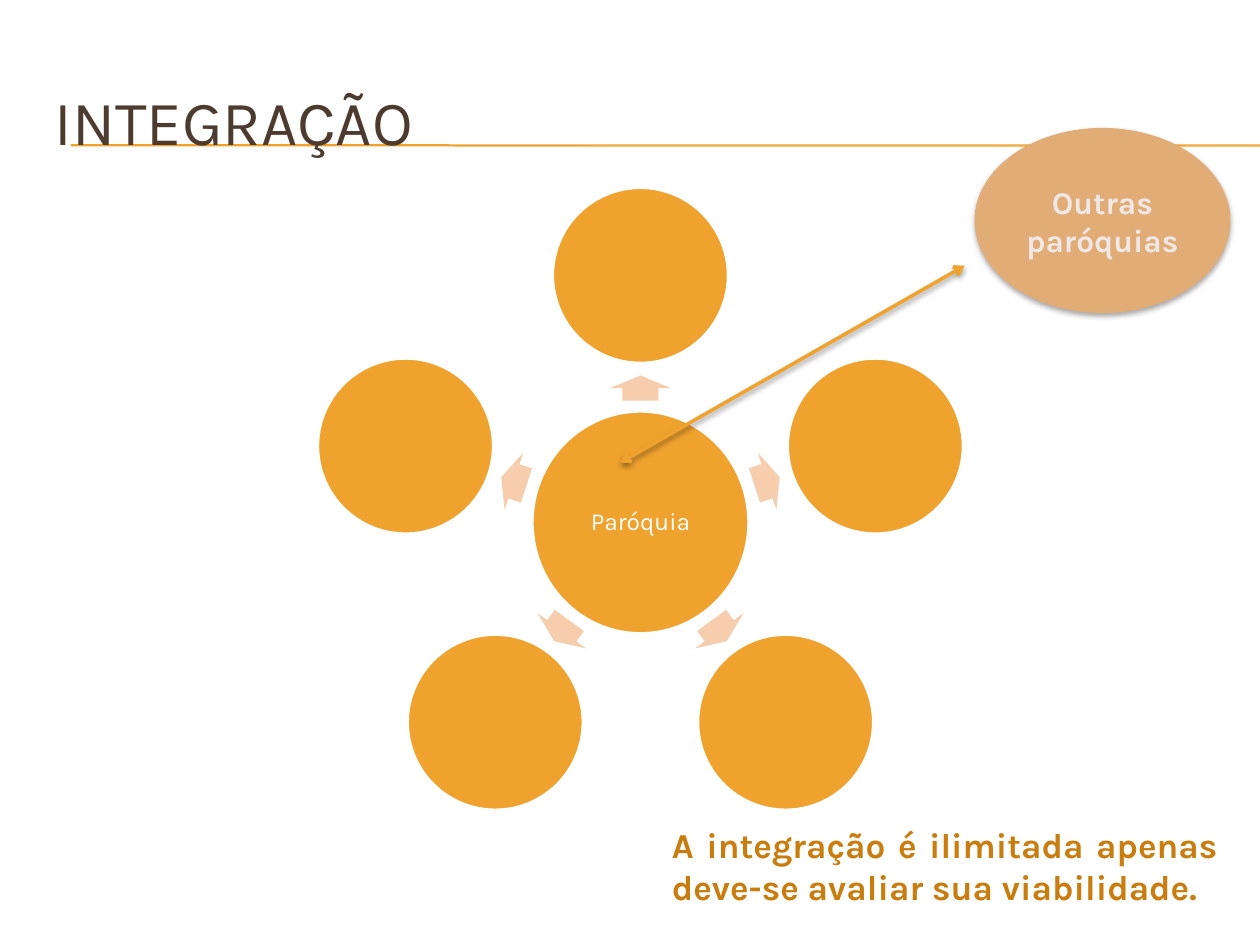
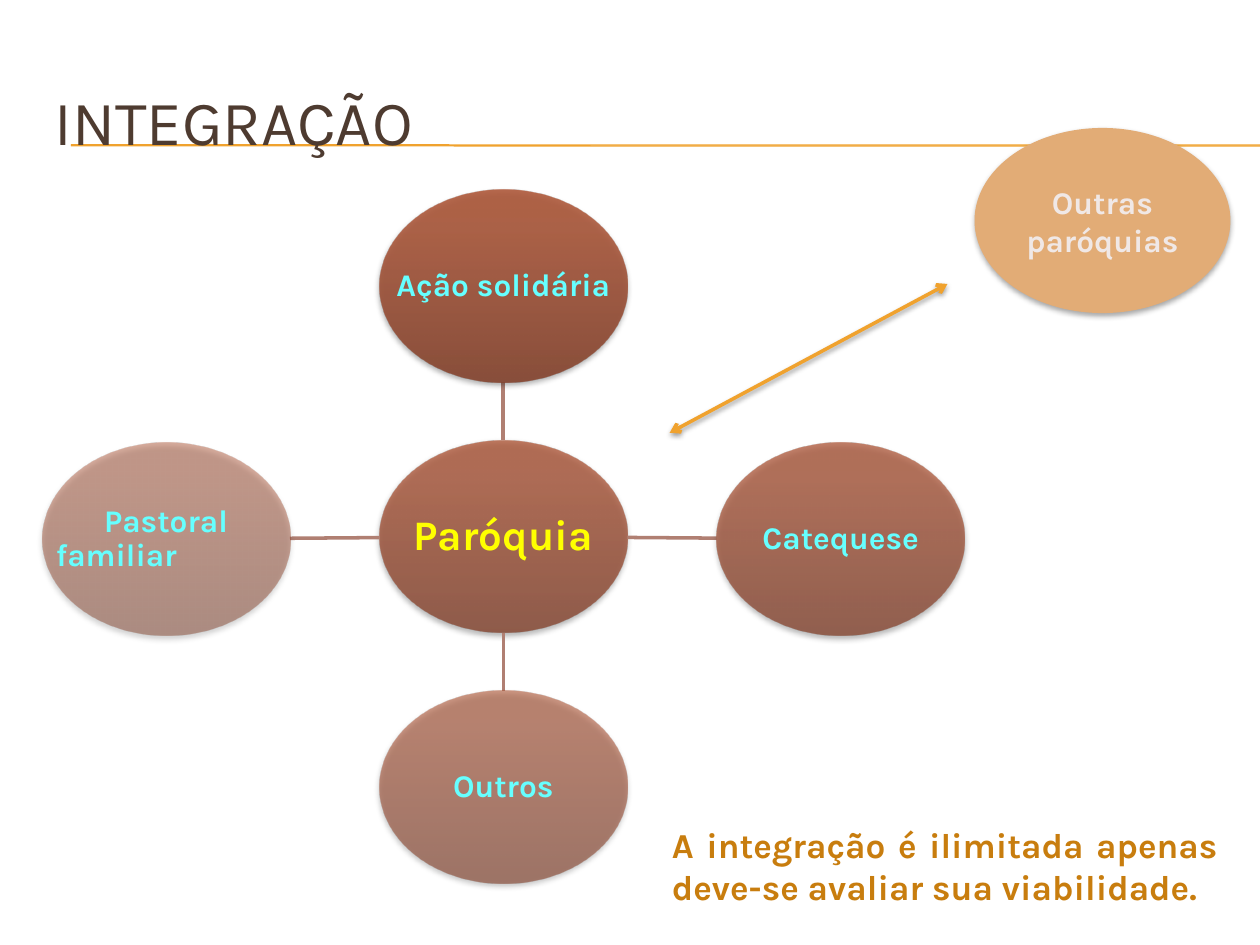
Before and after one commit to Neimarmg/Open_source, a slide deck: slide 8 of SAS/Planejamento/Docs/#3 - Apresentação do projeto.pptx. Drawn at 1260x945 pixels with LibreOffice and Linux fonts; fonts in the diff are those of the drawing; background and template pictures are left out. Boxes give left, top, right and bottom in pixels: in the first picture for what was removed or moved away, otherwise in the second. Text is boxed around its words. In the diff, an @@ line names an element or a change of style, - is before the commit and + after.

```diff
--- a/SAS/Planejamento/Docs/#3 - Apresentação do projeto.pptx
+++ b/SAS/Planejamento/Docs/#3 - Apresentação do projeto.pptx
@@ fill #F0A22E to gradient #854630 to #AD5B3F to #AF5A3D; outline #FFFFFF 2 pt to none; shadow on in 3 elements at (x1=379, y1=690, x2=627, y2=883), (x1=379, y1=440, x2=627, y2=633), (x1=379, y1=190, x2=627, y2=383) @@
@@ ellipse resized from (x1=552, y1=188, x2=728, y2=364) to (x1=379, y1=190, x2=627, y2=383) @@
@@ double arrow moved from (620, 462) - (965, 266) to (669, 433) - (948, 284) @@
@@ group removed at (x1=318, y1=358, x2=964, y2=810): 5 right arrows, 3 ellipses @@
@@ text "Paróquia" moved from (x1=591, y1=511, x2=690, y2=536) to (x1=414, y1=517, x2=593, y2=561) @@
@@ text "Paróquia" at (x1=414, y1=517, x2=593, y2=561): size 14 to 24 pt, text colour #FFFFFF to #FFFF00, bold on; more space between paragraphs @@
@@ ellipse resized from (x1=532, y1=411, x2=748, y2=634) to (x1=379, y1=440, x2=627, y2=633) @@
@@ group added at (x1=42, y1=271, x2=965, y2=798): 4 freeform shapes, 4 texts, 2 ellipses @@
+Ação solidária
+Catequese
+Outros
+Pastoral familiar
@@ ellipse resized from (x1=407, y1=634, x2=583, y2=810) to (x1=379, y1=690, x2=627, y2=883) @@
```
Also in this commit, not shown: 5 other slides changed, 1 other file.
